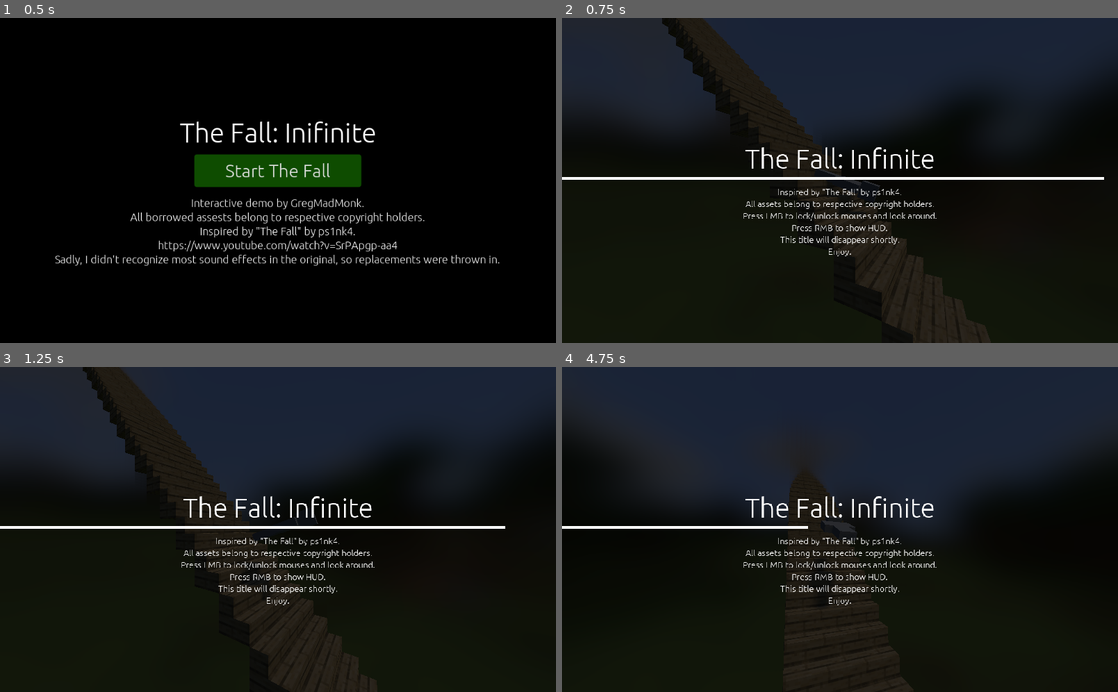
Above: before the commit, frames 1-4 (two rows, left to right).
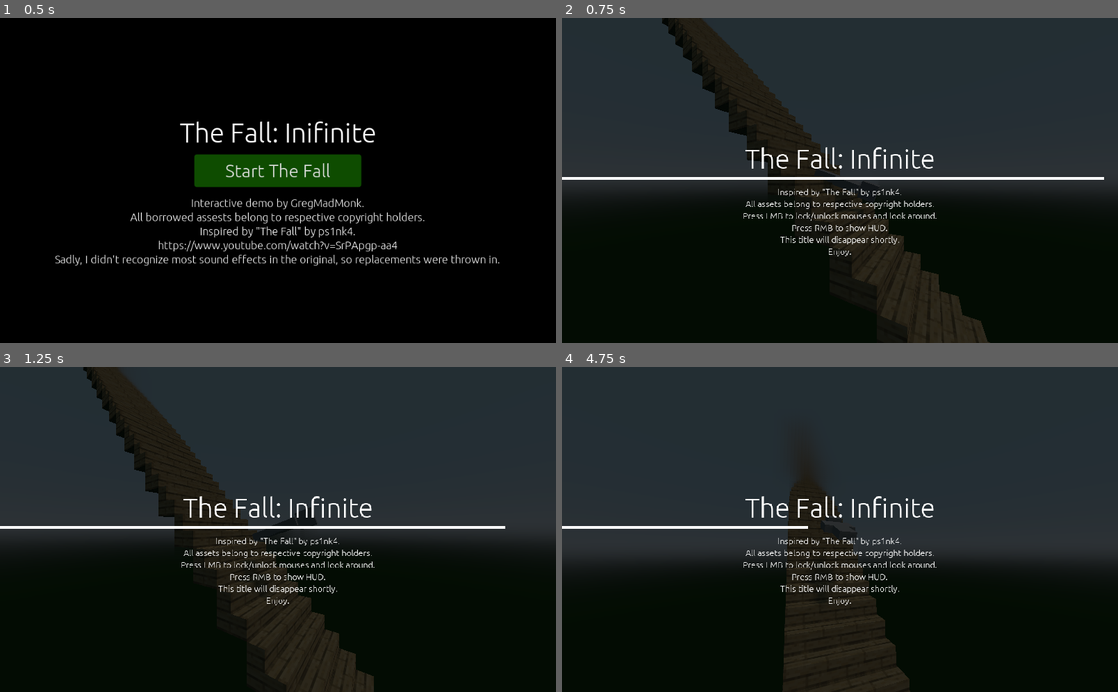
Above: after the commit, the same moments.

Repository: GregTheMadMonk/the-fall-infinite
Game: Godot game, scene res://scenes/starter.tscn
The game is run twice, just before and just after one commit, with the same random seed, the same clock (stepped at 60 frames per second) and the same inputs.
Inputs (mouse positions are in pixels of both pictures, inside the frame that each line leads up to):
- Up to frame 1 (0.5 s): no input
- Up to frame 2 (0.75 s): click "Start The Fall" at 0.5 s
- Up to frame 3 (1.25 s): no input
- Up to frame 4 (4.75 s): move the mouse to (867, 529) at 1.27 s; click (867, 529) at 1.42 s; move the mouse to (812, 529) at 2.02 s; click (812, 529) at 2.17 s; move the mouse to (851, 523) at 2.77 s; click (851, 523) at 2.92 s; move the mouse to (834, 536) at 3.52 s; click (834, 536) at 3.67 s; move the mouse to (878, 532) at 4.27 s; click (878, 532) at 4.42 s

Frame 1 is identical in both runs. In frame 2, 18% of the frame differs, in the area x 0-100%, y 0-100%; in frame 3, 17%; in frame 4, 19%, in the area x 0-100%, y 17-100%.

Commit message:
Add smooth environment transition

Diff:
--- /dev/null
+++ b/assets/environments/sky.tres
@@ -0,0 +1,6 @@
+[gd_resource type="ProceduralSky" format=2]
+
+[resource]
+ground_bottom_color = Color( 0, 0.333333, 0.0196078, 1 )
+ground_horizon_color = Color( 0.839216, 0.917647, 0.980392, 1 )
+sun_angle_min = 0.0
--- /dev/null
+++ b/assets/environments/sky_end.tres
@@ -0,0 +1,9 @@
+[gd_resource type="ProceduralSky" format=2]
+
+[resource]
+sky_top_color = Color( 0.0666667, 0.0666667, 0.0666667, 1 )
+sky_horizon_color = Color( 0.0666667, 0.0666667, 0.0666667, 1 )
+ground_bottom_color = Color( 0.0666667, 0.0666667, 0.0666667, 1 )
+ground_horizon_color = Color( 0.0666667, 0.0666667, 0.0666667, 1 )
+sun_angle_min = 0.0
+sun_angle_max = 0.0
--- /dev/null
+++ b/assets/environments/sky_nether.tres
@@ -0,0 +1,10 @@
+[gd_resource type="ProceduralSky" format=2]
+
+[resource]
+sky_top_color = Color( 0.137255, 0.0313726, 0.0313726, 1 )
+sky_horizon_color = Color( 0.207843, 0.105882, 0.0431373, 1 )
+ground_bottom_color = Color( 0.796078, 0.317647, 0, 1 )
+ground_horizon_color = Color( 0.207843, 0.105882, 0.0431373, 1 )
+ground_curve = 0.0207053
+sun_angle_min = 0.0
+sun_angle_max = 0.0
--- a/env.tres
+++ b/env.tres
@@ -1,13 +1,14 @@
 [gd_resource type="Environment" load_steps=3 format=2]
 
-[ext_resource path="res://assets/textures/overworld_hdri.jpg" type="Texture" id=1]
+[sub_resource type="StreamTexture" id=1]
+flags = 4
 
-[sub_resource type="PanoramaSky" id=1]
-panorama = ExtResource( 1 )
+[sub_resource type="PanoramaSky" id=2]
+panorama = SubResource( 1 )
 
 [resource]
 background_mode = 2
-background_sky = SubResource( 1 )
+background_sky = SubResource( 2 )
 background_sky_orientation = Basis( -0.707107, 0, 0.707107, 0, 1, 0, -0.707107, 0, -0.707107 )
 dof_blur_far_enabled = true
 dof_blur_far_distance = 20.0
--- /dev/null
+++ b/scenes/env.gd
@@ -0,0 +1,18 @@
+extends WorldEnvironment
+
+var env = "o"
+
+func switch_to(environment):
+	var new_env = "o"
+	if environment == "_nether":
+		new_env = "n"
+	elif environment == "_end":
+		new_env = "e"
+
+	if new_env != env:
+		if $env_changer.has_animation(env + "-" + new_env):
+			$env_changer.play(env + "-" + new_env)
+		elif $env_changer.has_animation(new_env + "-" + env):
+			$env_changer.play_backwards(new_env + "-" + env)
+
+	env = new_env
--- /dev/null
+++ b/scenes/env.tscn
@@ -0,0 +1,292 @@
+[gd_scene load_steps=7 format=2]
+
+[ext_resource path="res://scenes/env.gd" type="Script" id=1]
+
+[sub_resource type="ProceduralSky" id=1]
+sky_top_color = Color( 0.647059, 0.839216, 0.945098, 1 )
+sky_horizon_color = Color( 0.839216, 0.917647, 0.980392, 1 )
+ground_bottom_color = Color( 0.0666667, 0.235294, 0.0588235, 1 )
+ground_horizon_color = Color( 0.839216, 0.917647, 0.980392, 1 )
+
+[sub_resource type="Environment" id=2]
+background_mode = 2
+background_sky = SubResource( 1 )
+dof_blur_far_enabled = true
+dof_blur_far_distance = 20.0
+dof_blur_far_transition = 10.0
+dof_blur_far_amount = 0.25
+
+[sub_resource type="Animation" id=3]
+resource_name = "e-o"
+tracks/0/type = "value"
+tracks/0/path = NodePath(".:environment:background_sky:ground_bottom_color")
+tracks/0/interp = 1
+tracks/0/loop_wrap = true
+tracks/0/imported = false
+tracks/0/enabled = true
+tracks/0/keys = {
+"times": PoolRealArray( 0, 1 ),
+"transitions": PoolRealArray( 1, 1 ),
+"update": 0,
+"values": [ Color( 0.0666667, 0.0666667, 0.0666667, 1 ), Color( 0.0666667, 0.235294, 0.0588235, 1 ) ]
+}
+tracks/1/type = "value"
+tracks/1/path = NodePath(".:environment:background_sky:ground_horizon_color")
+tracks/1/interp = 1
+tracks/1/loop_wrap = true
+tracks/1/imported = false
+tracks/1/enabled = true
+tracks/1/keys = {
+"times": PoolRealArray( 0, 1 ),
+"transitions": PoolRealArray( 1, 1 ),
+"update": 0,
+"values": [ Color( 0.0666667, 0.0666667, 0.0666667, 1 ), Color( 0.839216, 0.917647, 0.980392, 1 ) ]
+}
+tracks/2/type = "value"
+tracks/2/path = NodePath(".:environment:background_sky:sky_horizon_color")
+tracks/2/interp = 1
+tracks/2/loop_wrap = true
+tracks/2/imported = false
+tracks/2/enabled = true
+tracks/2/keys = {
+"times": PoolRealArray( 0, 1 ),
+"transitions": PoolRealArray( 1, 1 ),
+"update": 0,
+"values": [ Color( 0.0666667, 0.0666667, 0.0666667, 1 ), Color( 0.839216, 0.917647, 0.980392, 1 ) ]
+}
+tracks/3/type = "value"
+tracks/3/path = NodePath(".:environment:background_sky:sky_top_color")
+tracks/3/interp = 1
+tracks/3/loop_wrap = true
+tracks/3/imported = false
+tracks/3/enabled = true
+tracks/3/keys = {
+"times": PoolRealArray( 0, 1 ),
+"transitions": PoolRealArray( 1, 1 ),
+"update": 0,
+"values": [ Color( 0.0666667, 0.0666667, 0.0666667, 1 ), Color( 0.647059, 0.839216, 0.945098, 1 ) ]
+}
+tracks/4/type = "value"
+tracks/4/path = NodePath(".:environment:background_sky:sun_angle_min")
+tracks/4/interp = 1
+tracks/4/loop_wrap = true
+tracks/4/imported = false
+tracks/4/enabled = true
+tracks/4/keys = {
+"times": PoolRealArray( 0, 1 ),
+"transitions": PoolRealArray( 1, 1 ),
+"update": 0,
+"values": [ 0.0, 1.0 ]
+}
+tracks/5/type = "value"
+tracks/5/path = NodePath(".:environment:background_sky:sun_angle_max")
+tracks/5/interp = 1
+tracks/5/loop_wrap = true
+tracks/5/imported = false
+tracks/5/enabled = true
+tracks/5/keys = {
+"times": PoolRealArray( 0, 1 ),
+"transitions": PoolRealArray( 1, 1 ),
+"update": 0,
+"values": [ 0.0, 100.0 ]
+}
+tracks/6/type = "value"
+tracks/6/path = NodePath("sun:light_color")
+tracks/6/interp = 1
+tracks/6/loop_wrap = true
+tracks/6/imported = false
+tracks/6/enabled = true
+tracks/6/keys = {
+"times": PoolRealArray( 0, 1 ),
+"transitions": PoolRealArray( 1, 1 ),
+"update": 0,
+"values": [ Color( 0.321569, 0.321569, 0.321569, 1 ), Color( 1, 1, 1, 1 ) ]
+}
+
+[sub_resource type="Animation" id=4]
+resource_name = "n-e"
+tracks/0/type = "value"
+tracks/0/path = NodePath(".:environment:background_sky:ground_bottom_color")
+tracks/0/interp = 1
+tracks/0/loop_wrap = true
+tracks/0/imported = false
+tracks/0/enabled = true
+tracks/0/keys = {
+"times": PoolRealArray( 0, 1 ),
+"transitions": PoolRealArray( 1, 1 ),
+"update": 0,
+"values": [ Color( 0.611765, 0.298039, 0.0901961, 1 ), Color( 0.0666667, 0.0666667, 0.0666667, 1 ) ]
+}
+tracks/1/type = "value"
+tracks/1/path = NodePath(".:environment:background_sky:ground_horizon_color")
+tracks/1/interp = 1
+tracks/1/loop_wrap = true
+tracks/1/imported = false
+tracks/1/enabled = true
+tracks/1/keys = {
+"times": PoolRealArray( 0, 1 ),
+"transitions": PoolRealArray( 1, 1 ),
+"update": 0,
+"values": [ Color( 0.376471, 0.12549, 0.0392157, 1 ), Color( 0.0666667, 0.0666667, 0.0666667, 1 ) ]
+}
+tracks/2/type = "value"
+tracks/2/path = NodePath(".:environment:background_sky:sky_horizon_color")
+tracks/2/interp = 1
+tracks/2/loop_wrap = true
+tracks/2/imported = false
+tracks/2/enabled = true
+tracks/2/keys = {
+"times": PoolRealArray( 0, 1 ),
+"transitions": PoolRealArray( 1, 1 ),
+"update": 0,
+"values": [ Color( 0.376471, 0.12549, 0.0392157, 1 ), Color( 0.0666667, 0.0666667, 0.0666667, 1 ) ]
+}
+tracks/3/type = "value"
+tracks/3/path = NodePath(".:environment:background_sky:sky_top_color")
+tracks/3/interp = 1
+tracks/3/loop_wrap = true
+tracks/3/imported = false
+tracks/3/enabled = true
+tracks/3/keys = {
+"times": PoolRealArray( 0, 1 ),
+"transitions": PoolRealArray( 1, 1 ),
+"update": 0,
+"values": [ Color( 0.0901961, 0.0117647, 0.00784314, 1 ), Color( 0.0666667, 0.0666667, 0.0666667, 1 ) ]
+}
+tracks/4/type = "value"
+tracks/4/path = NodePath(".:environment:background_sky:sun_angle_min")
+tracks/4/interp = 1
+tracks/4/loop_wrap = true
+tracks/4/imported = false
+tracks/4/enabled = true
+tracks/4/keys = {
+"times": PoolRealArray( 0, 1 ),
+"transitions": PoolRealArray( 1, 1 ),
+"update": 0,
+"values": [ 0.0, 0.0 ]
+}
+tracks/5/type = "value"
+tracks/5/path = NodePath(".:environment:background_sky:sun_angle_max")
+tracks/5/interp = 1
+tracks/5/loop_wrap = true
+tracks/5/imported = false
+tracks/5/enabled = true
+tracks/5/keys = {
+"times": PoolRealArray( 0, 1 ),
+"transitions": PoolRealArray( 1, 1 ),
+"update": 0,
+"values": [ 0.0, 0.0 ]
+}
+tracks/6/type = "value"
+tracks/6/path = NodePath("sun:light_color")
+tracks/6/interp = 1
+tracks/6/loop_wrap = true
+tracks/6/imported = false
+tracks/6/enabled = true
+tracks/6/keys = {
+"times": PoolRealArray( 0, 1 ),
+"transitions": PoolRealArray( 1, 1 ),
+"update": 0,
+"values": [ Color( 0.843137, 0.737255, 0.588235, 1 ), Color( 0.321569, 0.321569, 0.321569, 1 ) ]
+}
+
+[sub_resource type="Animation" id=5]
+tracks/0/type = "value"
+tracks/0/path = NodePath(".:environment:background_sky:ground_bottom_color")
+tracks/0/interp = 1
+tracks/0/loop_wrap = true
+tracks/0/imported = false
+tracks/0/enabled = true
+tracks/0/keys = {
+"times": PoolRealArray( 0, 1 ),
+"transitions": PoolRealArray( 1, 1 ),
+"update": 0,
+"values": [ Color( 0.0666667, 0.235294, 0.0588235, 1 ), Color( 0.611765, 0.298039, 0.0901961, 1 ) ]
+}
+tracks/1/type = "value"
+tracks/1/path = NodePath(".:environment:background_sky:ground_horizon_color")
+tracks/1/interp = 1
+tracks/1/loop_wrap = true
+tracks/1/imported = false
+tracks/1/enabled = true
+tracks/1/keys = {
+"times": PoolRealArray( 0, 1 ),
+"transitions": PoolRealArray( 1, 1 ),
+"update": 0,
+"values": [ Color( 0.839216, 0.917647, 0.980392, 1 ), Color( 0.376471, 0.12549, 0.0392157, 1 ) ]
+}
+tracks/2/type = "value"
+tracks/2/path = NodePath(".:environment:background_sky:sky_horizon_color")
+tracks/2/interp = 1
+tracks/2/loop_wrap = true
+tracks/2/imported = false
+tracks/2/enabled = true
+tracks/2/keys = {
+"times": PoolRealArray( 0, 1 ),
+"transitions": PoolRealArray( 1, 1 ),
+"update": 0,
+"values": [ Color( 0.839216, 0.917647, 0.980392, 1 ), Color( 0.376471, 0.12549, 0.0392157, 1 ) ]
+}
+tracks/3/type = "value"
+tracks/3/path = NodePath(".:environment:background_sky:sky_top_color")
+tracks/3/interp = 1
+tracks/3/loop_wrap = true
+tracks/3/imported = false
+tracks/3/enabled = true
+tracks/3/keys = {
+"times": PoolRealArray( 0, 1 ),
+"transitions": PoolRealArray( 1, 1 ),
+"update": 0,
+"values": [ Color( 0.647059, 0.839216, 0.945098, 1 ), Color( 0.0901961, 0.0117647, 0.00784314, 1 ) ]
+}
+tracks/4/type = "value"
+tracks/4/path = NodePath(".:environment:background_sky:sun_angle_min")
+tracks/4/interp = 1
+tracks/4/loop_wrap = true
+tracks/4/imported = false
+tracks/4/enabled = true
+tracks/4/keys = {
+"times": PoolRealArray( 0, 1 ),
+"transitions": PoolRealArray( 1, 1 ),
+"update": 0,
+"values": [ 1.0, 0.0 ]
+}
+tracks/5/type = "value"
+tracks/5/path = NodePath(".:environment:background_sky:sun_angle_max")
+tracks/5/interp = 1
+tracks/5/loop_wrap = true
+tracks/5/imported = false
+tracks/5/enabled = true
+tracks/5/keys = {
+"times": PoolRealArray( 0, 1 ),
+"transitions": PoolRealArray( 1, 1 ),
+"update": 0,
+"values": [ 100.0, 0.0 ]
+}
+tracks/6/type = "value"
+tracks/6/path = NodePath("sun:light_color")
+tracks/6/interp = 1
+tracks/6/loop_wrap = true
+tracks/6/imported = false
+tracks/6/enabled = true
+tracks/6/keys = {
+"times": PoolRealArray( 0, 1 ),
+"transitions": PoolRealArray( 1, 1 ),
+"update": 0,
+"values": [ Color( 1, 1, 1, 1 ), Color( 0.843137, 0.737255, 0.588235, 1 ) ]
+}
+
+[node name="env" type="WorldEnvironment"]
+environment = SubResource( 2 )
+script = ExtResource( 1 )
+
+[node name="env_changer" type="AnimationPlayer" parent="."]
+playback_process_mode = 0
+method_call_mode = 1
+anims/e-o = SubResource( 3 )
+anims/n-e = SubResource( 4 )
+anims/o-n = SubResource( 5 )
+
+[node name="sun" type="DirectionalLight" parent="."]
+transform = Transform( 0.931056, -0.34298, -0.124499, -0.0877721, -0.541716, 0.835967, -0.354163, -0.767404, -0.534472, 0, 0, 0 )
+shadow_enabled = true
--- a/scenes/game.gd
+++ b/scenes/game.gd
@@ -42,8 +42,7 @@
 	$title.hide()
 
 func _process(delta):
-	# shift ladder to imitate movement
-	$stairs_root.transform.origin = Vector3(0, 1, 1) * $player_root.tangent
+	pass
 
 # handle player input
 func _input(event):
@@ -81,6 +80,8 @@
 				node.nodes[needs] = random
 			elif needs == "snd":
 				node.nodes[needs] = $player
+			elif needs == "stairs":
+				node.nodes[needs] = $stairs_root
 
 	for child in node.get_children():
 		assign_props(child)
@@ -88,6 +89,8 @@
 func set_environment(environment):
 	$stairs_root.set_stairs_material(load("res://assets/materials/stairs" + environment + ".tres"))
 
+	$env.switch_to(environment)
+
 func play_hit_sound():
 	if (sounds.size() != 0) && enable_sounds:
 		$player.stream = sounds[random.randi_range(0, sounds.size() - 1)]
--- a/scenes/player.gd
+++ b/scenes/player.gd
@@ -1,6 +1,6 @@
 extends Spatial
 
-const needs = [ "root", "rand" ]
+const needs = [ "root", "rand", "stairs" ]
 var nodes = Dictionary()
 
 var bounseiness = 1			# bounce higher limit multiplier
@@ -26,6 +26,10 @@
 	# moving stairs continiously
 	while tangent >= 2:
 		tangent -= 2
+		nodes["stairs"].step()
+
+	# shift ladder to imitate movement
+	nodes["stairs"].transform.origin = Vector3(0, 1, 1) * tangent
 
 	var dist = pow(transform.origin.y, 2) + pow(transform.origin.z, 2)
 
--- a/scenes/sandbox.tscn
+++ b/scenes/sandbox.tscn
@@ -4,7 +4,7 @@
 [ext_resource path="res://scenes/staircase_root.tscn" type="PackedScene" id=2]
 [ext_resource path="res://scenes/player.tscn" type="PackedScene" id=3]
 [ext_resource path="res://scenes/title_card.tscn" type="PackedScene" id=4]
-[ext_resource path="res://env.tres" type="Environment" id=5]
+[ext_resource path="res://scenes/env.tscn" type="PackedScene" id=5]
 [ext_resource path="res://scenes/hud_sandbox.tscn" type="PackedScene" id=6]
 [ext_resource path="res://scenes/third_person_camera.tscn" type="PackedScene" id=7]
 
@@ -17,12 +17,7 @@
 
 [node name="player" type="AudioStreamPlayer" parent="."]
 
-[node name="env" type="WorldEnvironment" parent="."]
-environment = ExtResource( 5 )
-
-[node name="sun" type="DirectionalLight" parent="."]
-transform = Transform( 0.931055, -0.34298, -0.124499, -0.087772, -0.541716, 0.835967, -0.354163, -0.767404, -0.534472, 0, 0, 0 )
-shadow_enabled = true
+[node name="env" parent="." instance=ExtResource( 5 )]
 
 [node name="stairs_root" parent="." instance=ExtResource( 2 )]
 
--- a/scenes/staircase_root.gd
+++ b/scenes/staircase_root.gd
@@ -2,6 +2,9 @@
 
 export var dim = 50	# how many stairs to create to each side
 export var depth = 3	# how deep is the staircase
+
+var material = preload("res://assets/materials/stairs.tres")
+var mesh = preload("res://assets/models/stairs.obj")
 
 func construct():
 	# initialize staircase for le epic fall
@@ -15,10 +18,14 @@
 	for j in range(depth):
 		var z = -1 + j
 		var stairs = MeshInstance.new()
-		stairs.mesh = load("res://assets/models/stairs.obj")
+		stairs.mesh = mesh
 		stairs.transform.origin = Vector3(z * 2, y * 2, -x * 2)
 		add_child(stairs)
 
-func set_stairs_material(material):
+func set_stairs_material(new_material):
 	for stair in get_children():
-		stair.set_surface_material(0, material)
+		stair.set_surface_material(0, new_material)
+	material = new_material
+
+func step():
+	return 1
--- a/scenes/starter.tscn
+++ b/scenes/starter.tscn
@@ -3,7 +3,6 @@
 [ext_resource path="res://assets/font/Ubuntu-Light.ttf" type="DynamicFontData" id=1]
 [ext_resource path="res://assets/font/DynamicFont_Ubuntu.tres" type="DynamicFont" id=2]
 [ext_resource path="res://scenes/starter.gd" type="Script" id=3]
-
 
 [sub_resource type="DynamicFont" id=1]
 size = 50
--- a/scenes/third_person_camera.tscn
+++ b/scenes/third_person_camera.tscn
@@ -1,6 +1,5 @@
-[gd_scene load_steps=3 format=2]
+[gd_scene load_steps=2 format=2]
 
-[ext_resource path="res://env.tres" type="Environment" id=1]
 [ext_resource path="res://scenes/third_person_camera.gd" type="Script" id=2]
 
 [node name="camera_root" type="Spatial"]
@@ -11,5 +10,4 @@
 
 [node name="viewport" type="Camera" parent="camera_pitch"]
 transform = Transform( -1.62921e-07, 0, -1, 0, 1, 0, 1, 0, -1.62921e-07, -10, 0, 0 )
-environment = ExtResource( 1 )
 fov = 90.0
Binary file removed: assets/textures/overworld_hdri.jpg
